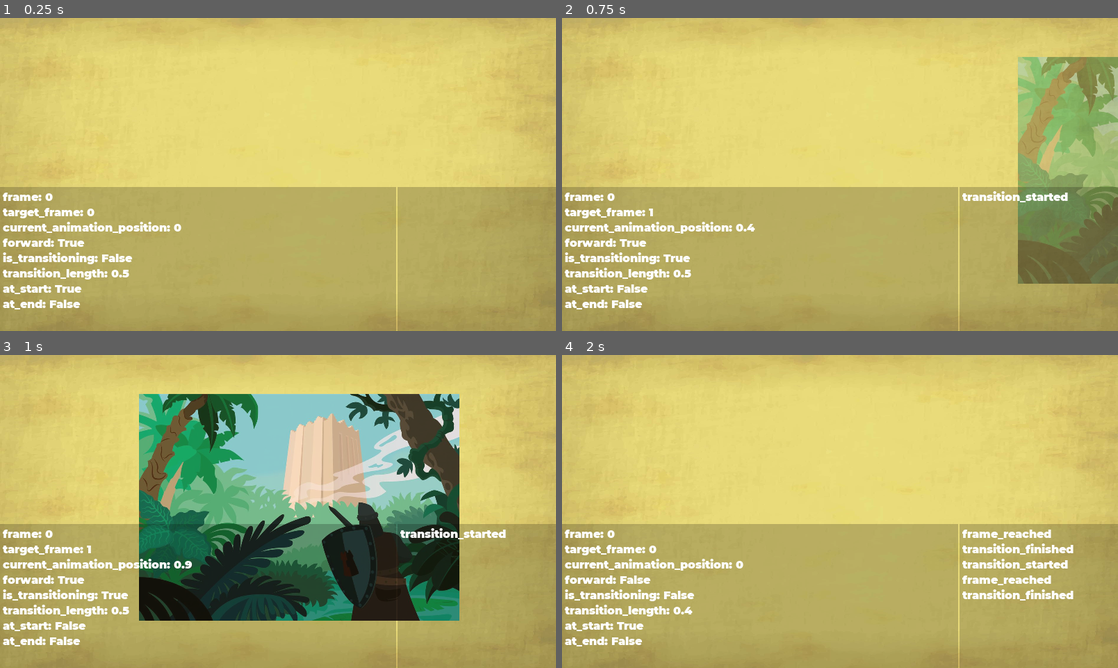
Above: before the commit, frames 1-4 (two rows, left to right).
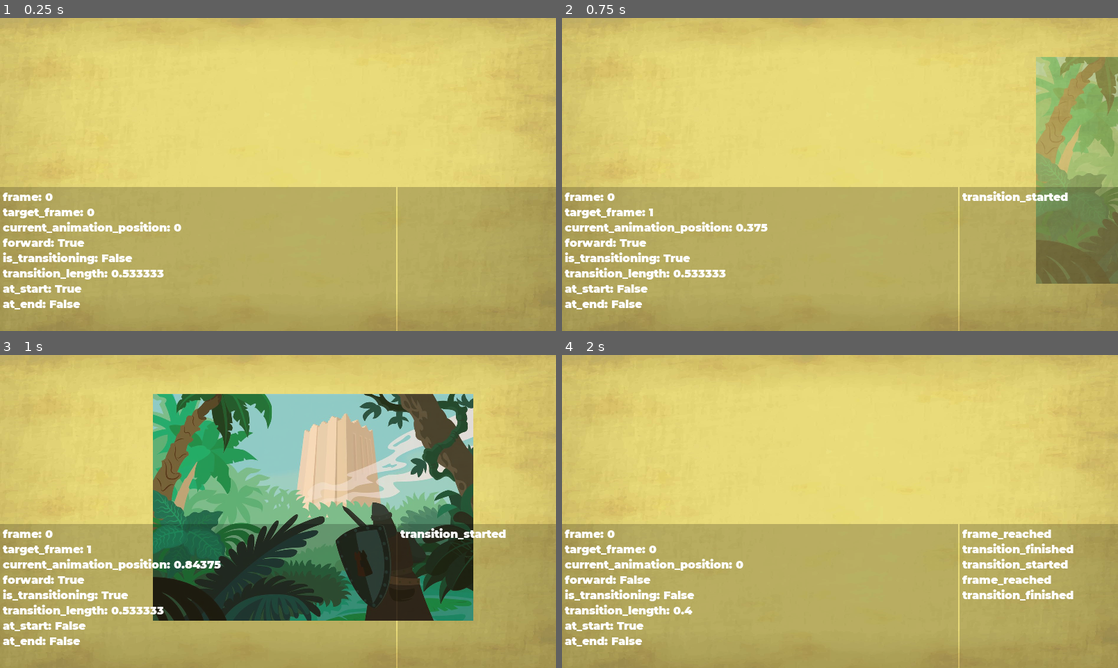
Above: after the commit, the same moments.

Repository: noidexe/godotinteractivecomicplugin
Game: Godot game, scene res://intcom/scenes/Comic.tscn
The game is run twice, just before and just after one commit, with the same random seed, the same clock (stepped at 60 frames per second) and the same inputs. The project has no main scene, so this scene is started directly.
Inputs:
- Up to frame 1 (0.25 s): no input
- Up to frame 2 (0.75 s): tap Enter at 0.5 s; hold Right (ui_right) from 0.53 s (still down)
- Up to frame 3 (1 s): keep holding Right (ui_right)
- Up to frame 4 (2 s): release Right (ui_right) at 1.28 s; hold Left (ui_left) from 1.28 s (still down)

The runs differ from the first frame. In frame 1, 0.1% of the frame differs, in the area x 23-30%, y 80-83%; in frame 2, 6.3%; in frame 3, 21%, in the area x 23-86%, y 12-85%; in frame 4, nothing differs.

Commit message:
Adjust demo transition

Diff:
--- a/src/intcom/scenes/Comic.tscn
+++ b/src/intcom/scenes/Comic.tscn
@@ -1,13 +1,11 @@
-[gd_scene load_steps=15 format=2]
+[gd_scene load_steps=13 format=2]
 
 [ext_resource path="res://intcom/scripts/Keyboard.gd" type="Script" id=1]
 [ext_resource path="res://intcom/scripts/Sequencer.gd" type="Script" id=2]
 [ext_resource path="res://demo/images/1-3.jpg" type="Texture" id=3]
 [ext_resource path="res://demo/images/1-5.jpg" type="Texture" id=4]
-[ext_resource path="res://demo/images/1-6.jpg" type="Texture" id=5]
 [ext_resource path="res://demo/images/bg-clean.jpg" type="Texture" id=6]
 [ext_resource path="res://demo/images/1-4.jpg" type="Texture" id=7]
-[ext_resource path="res://demo/images/1-2.jpg" type="Texture" id=8]
 [ext_resource path="res://demo/images/1-1.jpg" type="Texture" id=9]
 [ext_resource path="res://intcom/scripts/Transition.gd" type="Script" id=10]
 [ext_resource path="res://intcom/debug/PropertyViewer.tscn" type="PackedScene" id=11]
@@ -17,6 +15,7 @@
 [sub_resource type="Animation" id=1]
 resource_name = "transitions"
 length = 6.0
+step = 0.05
 tracks/0/type = "value"
 tracks/0/path = NodePath("1-1:position")
 tracks/0/interp = 1
@@ -24,10 +23,10 @@
 tracks/0/imported = false
 tracks/0/enabled = true
 tracks/0/keys = {
-"times": PoolRealArray( 0, 1, 1.5, 4, 4.3, 4.5, 5, 6 ),
-"transitions": PoolRealArray( -2, -2, 1, -2, -2, 1, -2, 1 ),
-"update": 0,
-"values": [ Vector2( 2658.27, 525.581 ), Vector2( 1000.21, 525.581 ), Vector2( 1000.21, -185.014 ), Vector2( 1000.21, -185.014 ), Vector2( 1000.21, -413.6 ), Vector2( 1000.21, -704.102 ), Vector2( 1000.21, -704.102 ), Vector2( 1000.21, -1542.25 ) ]
+"times": PoolRealArray( 0, 1, 1.5, 4, 4.2, 4.5, 5, 6 ),
+"transitions": PoolRealArray( -2, -2, 1, -2, 0.707, 1, -2, 1 ),
+"update": 0,
+"values": [ Vector2( 2658.27, 525.581 ), Vector2( 1000.21, 525.581 ), Vector2( 1000.21, -185.014 ), Vector2( 1000.21, -185.014 ), Vector2( 1000.21, -185.014 ), Vector2( 1000.21, -704.102 ), Vector2( 1000.21, -704.102 ), Vector2( 1000.21, -1542.25 ) ]
 }
 tracks/1/type = "value"
 tracks/1/path = NodePath("1-1:scale")
@@ -42,19 +41,19 @@
 "values": [ Vector2( 1, 1 ) ]
 }
 tracks/2/type = "value"
-tracks/2/path = NodePath("1-2:position")
+tracks/2/path = NodePath("1-4:position")
 tracks/2/interp = 1
 tracks/2/loop_wrap = true
 tracks/2/imported = false
 tracks/2/enabled = true
 tracks/2/keys = {
-"times": PoolRealArray( 0, 1.5, 2, 4, 4.3, 4.5, 5, 6 ),
-"transitions": PoolRealArray( 1, -2, 1, -2, -2, 1, -2, 1 ),
-"update": 0,
-"values": [ Vector2( 2131.75, 436.024 ), Vector2( 2131.75, 436.024 ), Vector2( 629.924, 436.024 ), Vector2( 629.924, 436.024 ), Vector2( 629.924, 207.438 ), Vector2( 629.924, -83.0634 ), Vector2( 629.924, -83.0634 ), Vector2( 629.924, -921.211 ) ]
+"times": PoolRealArray( 0, 3, 4, 4.2, 4.5, 5, 6 ),
+"transitions": PoolRealArray( 1, -2, -2, 0.707107, 1, -2, 1 ),
+"update": 0,
+"values": [ Vector2( 2327.44, 436.204 ), Vector2( 2327.44, 436.204 ), Vector2( 1324.54, 436.204 ), Vector2( 1324.54, 436.204 ), Vector2( 1324.54, -82.8834 ), Vector2( 1324.54, -82.8834 ), Vector2( 1324.54, -921.031 ) ]
 }
 tracks/3/type = "value"
-tracks/3/path = NodePath("1-2:scale")
+tracks/3/path = NodePath("1-4:scale")
 tracks/3/interp = 1
 tracks/3/loop_wrap = true
 tracks/3/imported = false
@@ -66,19 +65,19 @@
 "values": [ Vector2( 1, 1 ) ]
 }
 tracks/4/type = "value"
-tracks/4/path = NodePath("1-4:position")
+tracks/4/path = NodePath("1-3:position")
 tracks/4/interp = 1
 tracks/4/loop_wrap = true
 tracks/4/imported = false
 tracks/4/enabled = true
 tracks/4/keys = {
-"times": PoolRealArray( 0, 3, 4, 4.3, 4.5, 5, 6 ),
-"transitions": PoolRealArray( 1, -2, -2, -2, 1, -2, 1 ),
-"update": 0,
-"values": [ Vector2( 2327.44, 436.204 ), Vector2( 2327.44, 436.204 ), Vector2( 1324.54, 436.204 ), Vector2( 1324.54, 207.618 ), Vector2( 1324.54, -82.8834 ), Vector2( 1324.54, -82.8834 ), Vector2( 1324.54, -921.031 ) ]
+"times": PoolRealArray( 0, 2, 3, 4, 4.2, 4.5, 5, 6 ),
+"transitions": PoolRealArray( -2, 1, 1, -2, 0.707107, 1, -2, 1 ),
+"update": 0,
+"values": [ Vector2( 2202.87, 433.644 ), Vector2( 2202.87, 433.644 ), Vector2( 957.142, 433.644 ), Vector2( 957.142, 433.644 ), Vector2( 957.142, 433.644 ), Vector2( 957.142, -85.4434 ), Vector2( 957.142, -85.4434 ), Vector2( 957.142, -923.591 ) ]
 }
 tracks/5/type = "value"
-tracks/5/path = NodePath("1-4:scale")
+tracks/5/path = NodePath("1-3:scale")
 tracks/5/interp = 1
 tracks/5/loop_wrap = true
 tracks/5/imported = false
@@ -90,19 +89,19 @@
 "values": [ Vector2( 1, 1 ) ]
 }
 tracks/6/type = "value"
-tracks/6/path = NodePath("1-6:position")
+tracks/6/path = NodePath("1-5:position")
 tracks/6/interp = 1
 tracks/6/loop_wrap = true
 tracks/6/imported = false
 tracks/6/enabled = true
 tracks/6/keys = {
-"times": PoolRealArray( 0, 5, 6 ),
-"transitions": PoolRealArray( 1, -2, 1 ),
-"update": 0,
-"values": [ Vector2( 955.88, 1546.37 ), Vector2( 998.211, 1584.47 ), Vector2( 1006.68, 555.832 ) ]
+"times": PoolRealArray( 0, 4, 4.5, 5, 6 ),
+"transitions": PoolRealArray( 1, -2, 1, -2, 1 ),
+"update": 0,
+"values": [ Vector2( 956.423, 1565.55 ), Vector2( 988.713, 1529.32 ), Vector2( 996.786, 538.867 ), Vector2( 996.786, 538.867 ), Vector2( 996.786, -299.281 ) ]
 }
 tracks/7/type = "value"
-tracks/7/path = NodePath("1-6:scale")
+tracks/7/path = NodePath("1-5:scale")
 tracks/7/interp = 1
 tracks/7/loop_wrap = true
 tracks/7/imported = false
@@ -111,195 +110,123 @@
 "times": PoolRealArray( 0 ),
 "transitions": PoolRealArray( 1 ),
 "update": 0,
-"values": [ Vector2( 2.06332, 2.06332 ) ]
+"values": [ Vector2( 1.99893, 1.99893 ) ]
 }
 tracks/8/type = "value"
-tracks/8/path = NodePath("1-3:position")
+tracks/8/path = NodePath("1-1:modulate")
 tracks/8/interp = 1
 tracks/8/loop_wrap = true
 tracks/8/imported = false
 tracks/8/enabled = true
 tracks/8/keys = {
-"times": PoolRealArray( 0, 2, 3, 4, 4.3, 4.5, 5, 6 ),
-"transitions": PoolRealArray( -2, 1, 1, -2, -2, 1, -2, 1 ),
-"update": 0,
-"values": [ Vector2( 2202.87, 433.644 ), Vector2( 2202.87, 433.644 ), Vector2( 957.142, 433.644 ), Vector2( 957.142, 433.644 ), Vector2( 957.142, 205.058 ), Vector2( 957.142, -85.4434 ), Vector2( 957.142, -85.4434 ), Vector2( 957.142, -923.591 ) ]
+"times": PoolRealArray( 0, 1 ),
+"transitions": PoolRealArray( 1, 1 ),
+"update": 0,
+"values": [ Color( 1, 1, 1, 0 ), Color( 1, 1, 1, 1 ) ]
 }
 tracks/9/type = "value"
-tracks/9/path = NodePath("1-3:scale")
+tracks/9/path = NodePath("1-3:modulate")
 tracks/9/interp = 1
 tracks/9/loop_wrap = true
 tracks/9/imported = false
 tracks/9/enabled = true
 tracks/9/keys = {
-"times": PoolRealArray( 0 ),
-"transitions": PoolRealArray( 1 ),
-"update": 0,
-"values": [ Vector2( 1, 1 ) ]
+"times": PoolRealArray( 0, 2.5, 3 ),
+"transitions": PoolRealArray( 1, 1, 1 ),
+"update": 0,
+"values": [ Color( 1, 1, 1, 0 ), Color( 1, 1, 1, 0 ), Color( 1, 1, 1, 1 ) ]
 }
 tracks/10/type = "value"
-tracks/10/path = NodePath("1-5:position")
+tracks/10/path = NodePath("1-4:modulate")
 tracks/10/interp = 1
 tracks/10/loop_wrap = true
 tracks/10/imported = false
 tracks/10/enabled = true
 tracks/10/keys = {
-"times": PoolRealArray( 0, 4, 4.5, 5, 6 ),
-"transitions": PoolRealArray( 1, -2, 1, -2, 1 ),
-"update": 0,
-"values": [ Vector2( 956.423, 1565.55 ), Vector2( 988.713, 1529.32 ), Vector2( 996.786, 538.867 ), Vector2( 996.786, 538.867 ), Vector2( 996.786, -299.281 ) ]
+"times": PoolRealArray( 0, 3.5, 4 ),
+"transitions": PoolRealArray( 1, 1, 1 ),
+"update": 0,
+"values": [ Color( 1, 1, 1, 0 ), Color( 1, 1, 1, 0 ), Color( 1, 1, 1, 1 ) ]
 }
 tracks/11/type = "value"
-tracks/11/path = NodePath("1-5:scale")
+tracks/11/path = NodePath("1-5:modulate")
 tracks/11/interp = 1
 tracks/11/loop_wrap = true
 tracks/11/imported = false
 tracks/11/enabled = true
 tracks/11/keys = {
-"times": PoolRealArray( 0 ),
-"transitions": PoolRealArray( 1 ),
-"update": 0,
-"values": [ Vector2( 1.99893, 1.99893 ) ]
+"times": PoolRealArray( 0, 4, 4.5, 5 ),
+"transitions": PoolRealArray( 1, 1, 1, 1 ),
+"update": 0,
+"values": [ Color( 1, 1, 1, 0 ), Color( 0, 0, 0, 1 ), Color( 0, 0, 0, 1 ), Color( 1, 1, 1, 1 ) ]
 }
 tracks/12/type = "value"
-tracks/12/path = NodePath("1-1:modulate")
+tracks/12/path = NodePath("transitions:transition_length")
 tracks/12/interp = 1
 tracks/12/loop_wrap = true
 tracks/12/imported = false
 tracks/12/enabled = true
 tracks/12/keys = {
-"times": PoolRealArray( 0, 1 ),
-"transitions": PoolRealArray( 1, 1 ),
-"update": 0,
-"values": [ Color( 1, 1, 1, 0 ), Color( 1, 1, 1, 1 ) ]
+"times": PoolRealArray( 1, 4, 5 ),
+"transitions": PoolRealArray( 1, 1, 1 ),
+"update": 0,
+"values": [ 0.4, 2.0, 0.5 ]
 }
 tracks/13/type = "value"
-tracks/13/path = NodePath("1-2:modulate")
+tracks/13/path = NodePath("P6:position")
 tracks/13/interp = 1
 tracks/13/loop_wrap = true
 tracks/13/imported = false
 tracks/13/enabled = true
 tracks/13/keys = {
-"times": PoolRealArray( 0, 1, 2 ),
-"transitions": PoolRealArray( 1, 1, 1 ),
-"update": 0,
-"values": [ Color( 1, 1, 1, 0 ), Color( 1, 1, 1, 0 ), Color( 1, 1, 1, 1 ) ]
+"times": PoolRealArray( 0, 5, 6 ),
+"transitions": PoolRealArray( 1, -2, 1 ),
+"update": 0,
+"values": [ Vector2( 447.142, 1117.85 ), Vector2( 447.142, 1117.85 ), Vector2( 447.142, 152.219 ) ]
 }
 tracks/14/type = "value"
-tracks/14/path = NodePath("1-3:modulate")
+tracks/14/path = NodePath("P6:modulate")
 tracks/14/interp = 1
 tracks/14/loop_wrap = true
 tracks/14/imported = false
 tracks/14/enabled = true
 tracks/14/keys = {
-"times": PoolRealArray( 0, 2.5, 3 ),
+"times": PoolRealArray( 0, 5, 5.5 ),
 "transitions": PoolRealArray( 1, 1, 1 ),
 "update": 0,
 "values": [ Color( 1, 1, 1, 0 ), Color( 1, 1, 1, 0 ), Color( 1, 1, 1, 1 ) ]
 }
 tracks/15/type = "value"
-tracks/15/path = NodePath("1-4:modulate")
+tracks/15/path = NodePath(".:subtransition_target")
 tracks/15/interp = 1
 tracks/15/loop_wrap = true
 tracks/15/imported = false
-tracks/15/enabled = true
+tracks/15/enabled = false
 tracks/15/keys = {
-"times": PoolRealArray( 0, 3.5, 4 ),
-"transitions": PoolRealArray( 1, 1, 1 ),
-"update": 0,
-"values": [ Color( 1, 1, 1, 0 ), Color( 1, 1, 1, 0 ), Color( 1, 1, 1, 1 ) ]
+"times": PoolRealArray( 2, 6 ),
+"transitions": PoolRealArray( 1, 1 ),
+"update": 1,
+"values": [ NodePath("P2"), NodePath("P6") ]
 }
 tracks/16/type = "value"
-tracks/16/path = NodePath("1-5:modulate")
+tracks/16/path = NodePath("P2:position")
 tracks/16/interp = 1
 tracks/16/loop_wrap = true
 tracks/16/imported = false
 tracks/16/enabled = true
 tracks/16/keys = {
-"times": PoolRealArray( 0, 4, 4.5, 5 ),
-"transitions": PoolRealArray( 1, 1, 1, 1 ),
-"update": 0,
-"values": [ Color( 1, 1, 1, 0 ), Color( 0, 0, 0, 1 ), Color( 0, 0, 0, 1 ), Color( 1, 1, 1, 1 ) ]
+"times": PoolRealArray( 0, 1.5, 2, 4, 4.2, 4.5, 5, 6 ),
+"transitions": PoolRealArray( -2, -2, 1, -2, 0.707107, 1, -2, 1 ),
+"update": 0,
+"values": [ Vector2( 2041.05, 243.139 ), Vector2( 2041.05, 243.139 ), Vector2( 447.79, 243.139 ), Vector2( 447.79, 243.139 ), Vector2( 447.79, 243.139 ), Vector2( 447.79, -270.328 ), Vector2( 447.79, -270.328 ), Vector2( 447.79, -1107.54 ) ]
 }
 tracks/17/type = "value"
-tracks/17/path = NodePath("1-6:modulate")
+tracks/17/path = NodePath("P2:modulate")
 tracks/17/interp = 1
 tracks/17/loop_wrap = true
 tracks/17/imported = false
 tracks/17/enabled = true
 tracks/17/keys = {
-"times": PoolRealArray( 0, 5, 5.5 ),
-"transitions": PoolRealArray( 1, 1, 1 ),
-"update": 0,
-"values": [ Color( 1, 1, 1, 0 ), Color( 1, 1, 1, 0 ), Color( 1, 1, 1, 1 ) ]
-}
-tracks/18/type = "value"
-tracks/18/path = NodePath("transitions:transition_length")
-tracks/18/interp = 1
-tracks/18/loop_wrap = true
-tracks/18/imported = false
-tracks/18/enabled = true
-tracks/18/keys = {
-"times": PoolRealArray( 1, 4, 5 ),
-"transitions": PoolRealArray( 1, 1, 1 ),
-"update": 0,
-"values": [ 0.4, 2.0, 0.5 ]
-}
-tracks/19/type = "value"
-tracks/19/path = NodePath("P6:position")
-tracks/19/interp = 1
-tracks/19/loop_wrap = true
-tracks/19/imported = false
-tracks/19/enabled = true
-tracks/19/keys = {
-"times": PoolRealArray( 0, 5, 6 ),
-"transitions": PoolRealArray( 1, -2, 1 ),
-"update": 0,
-"values": [ Vector2( 447.142, 1117.85 ), Vector2( 447.142, 1117.85 ), Vector2( 447.142, 152.219 ) ]
-}
-tracks/20/type = "value"
-tracks/20/path = NodePath("P6:modulate")
-tracks/20/interp = 1
-tracks/20/loop_wrap = true
-tracks/20/imported = false
-tracks/20/enabled = true
-tracks/20/keys = {
-"times": PoolRealArray( 0, 5, 5.5 ),
-"transitions": PoolRealArray( 1, 1, 1 ),
-"update": 0,
-"values": [ Color( 1, 1, 1, 0 ), Color( 1, 1, 1, 0 ), Color( 1, 1, 1, 1 ) ]
-}
-tracks/21/type = "value"
-tracks/21/path = NodePath(".:subtransition_target")
-tracks/21/interp = 1
-tracks/21/loop_wrap = true
-tracks/21/imported = false
-tracks/21/enabled = false
-tracks/21/keys = {
-"times": PoolRealArray( 2, 6 ),
-"transitions": PoolRealArray( 1, 1 ),
-"update": 1,
-"values": [ NodePath("P2"), NodePath("P6") ]
-}
-tracks/22/type = "value"
-tracks/22/path = NodePath("P2:position")
-tracks/22/interp = 1
-tracks/22/loop_wrap = true
-tracks/22/imported = false
-tracks/22/enabled = true
-tracks/22/keys = {
-"times": PoolRealArray( 0, 1.5, 2, 4, 4.3, 4.5, 5, 6 ),
-"transitions": PoolRealArray( -2, -2, 1, -2, -2, 1, -2, 1 ),
-"update": 0,
-"values": [ Vector2( 2041.05, 243.139 ), Vector2( 2041.05, 243.139 ), Vector2( 447.79, 243.139 ), Vector2( 447.79, 243.139 ), Vector2( 447.79, 18.1195 ), Vector2( 447.79, -270.328 ), Vector2( 447.79, -270.328 ), Vector2( 447.79, -1107.54 ) ]
-}
-tracks/23/type = "value"
-tracks/23/path = NodePath("P2:modulate")
-tracks/23/interp = 1
-tracks/23/loop_wrap = true
-tracks/23/imported = false
-tracks/23/enabled = true
-tracks/23/keys = {
 "times": PoolRealArray( 0, 1, 2 ),
 "transitions": PoolRealArray( 1, 1, 1 ),
 "update": 0,
@@ -308,6 +235,9 @@
 
 [node name="Comic" type="Position2D"]
 script = ExtResource( 2 )
+__meta__ = {
+"_edit_horizontal_guides_": [ 665.757 ]
+}
 
 [node name="bg" type="CanvasLayer" parent="."]
 layer = -1
@@ -326,44 +256,35 @@
 playback_process_mode = 0
 anims/transitions = SubResource( 1 )
 script = ExtResource( 10 )
-transition_length = 0.5
+transition_length = 0.533333
 
 [node name="keyboard" type="Node" parent="."]
 script = ExtResource( 1 )
 
 [node name="1-1" type="Sprite" parent="."]
-position = Vector2( 1000.21, -1542.25 )
+modulate = Color( 1, 1, 1, 0 )
+position = Vector2( 2658.27, 525.581 )
 texture = ExtResource( 9 )
 
-[node name="1-2" type="Sprite" parent="."]
-visible = false
-position = Vector2( 629.924, -921.211 )
-texture = ExtResource( 8 )
-__meta__ = {
-"_editor_description_": "aa"
-}
-
 [node name="1-3" type="Sprite" parent="."]
-position = Vector2( 957.142, -923.591 )
+modulate = Color( 1, 1, 1, 0 )
+position = Vector2( 2202.87, 433.644 )
 texture = ExtResource( 3 )
 
 [node name="1-4" type="Sprite" parent="."]
-position = Vector2( 1324.54, -921.031 )
+modulate = Color( 1, 1, 1, 0 )
+position = Vector2( 2327.44, 436.204 )
 texture = ExtResource( 7 )
 
 [node name="1-5" type="Sprite" parent="."]
-position = Vector2( 996.786, -299.281 )
+modulate = Color( 1, 1, 1, 0 )
+position = Vector2( 956.423, 1565.55 )
 scale = Vector2( 1.99893, 1.99893 )
 texture = ExtResource( 4 )
 
-[node name="1-6" type="Sprite" parent="."]
-visible = false
-position = Vector2( 1006.68, 555.832 )
-scale = Vector2( 2.06332, 2.06332 )
-texture = ExtResource( 5 )
-
 [node name="P6" parent="." instance=ExtResource( 12 )]
-position = Vector2( 447.142, 152.219 )
+modulate = Color( 1, 1, 1, 0 )
+position = Vector2( 447.142, 1117.85 )
 scale = Vector2( 2.09318, 2.09318 )
 
 [node name="debug" parent="." instance=ExtResource( 11 )]
@@ -372,4 +293,5 @@
 signals = [ "transition_started", "transition_finished", "frame_reached" ]
 
 [node name="P2" parent="." instance=ExtResource( 13 )]
-position = Vector2( 447.79, -1107.54 )
+modulate = Color( 1, 1, 1, 0 )
+position = Vector2( 2041.05, 243.139 )
